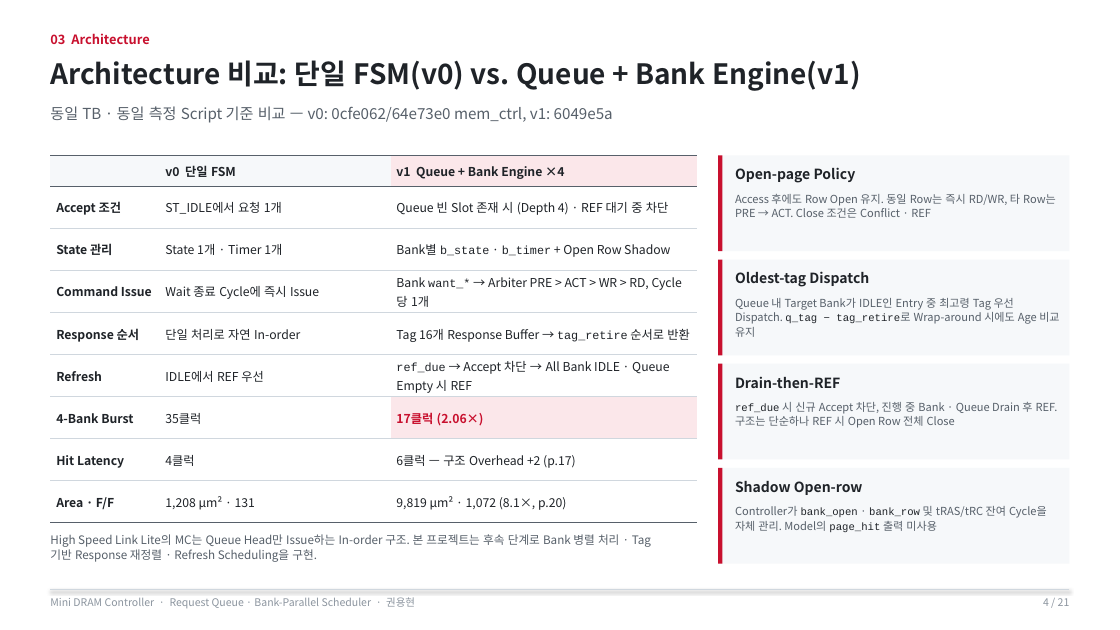
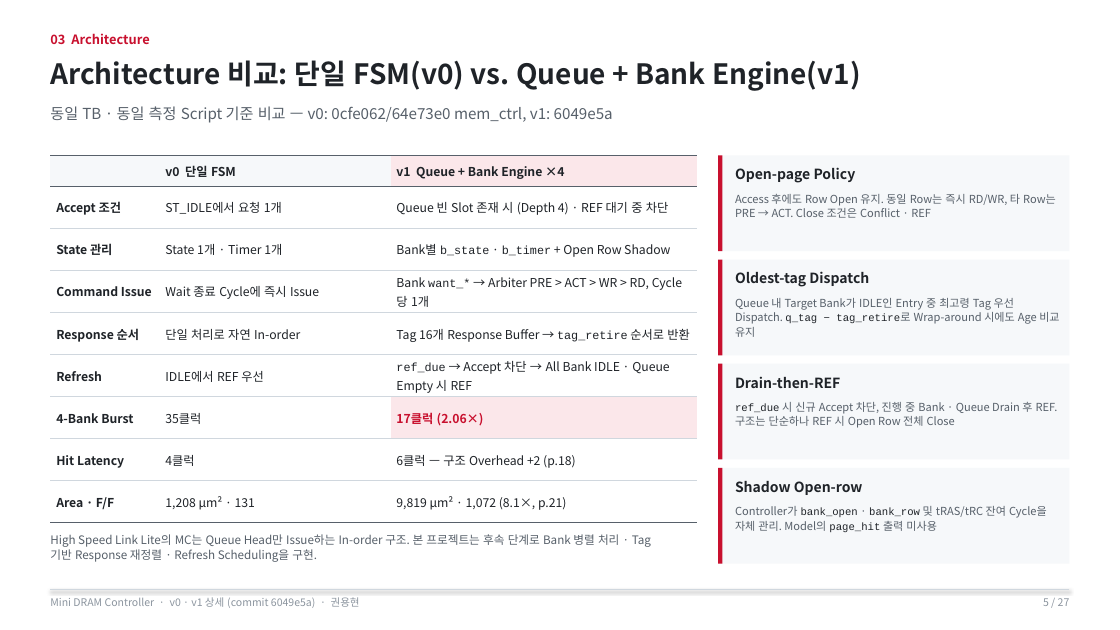
Before and after one commit to yhkwon-git/mini-dram-controller, a slide deck: slide 5 of portfolio-deck/MiniDramController_Portfolio.pptx (slide 4 before the commit). Drawn at 1120x630 pixels with LibreOffice and Linux fonts; fonts in the diff are those of the drawing. Boxes give left, top, right and bottom in pixels: in the first picture for what was removed or moved away, otherwise in the second. Text is boxed around its words. In the diff, an @@ line names an element or a change of style, - is before the commit and + after.

```diff
--- a/portfolio-deck/MiniDramController_Portfolio.pptx
+++ b/portfolio-deck/MiniDramController_Portfolio.pptx
@@ table at box(50, 155, 697, 522) @@
-row 8, column 3: 6클럭 — 구조 Overhead +2 (p.17)
+row 8, column 3: 6클럭 — 구조 Overhead +2 (p.18)
-row 9, column 3: 9,819 µm² · 1,072 (8.1×, p.20)
+row 9, column 3: 9,819 µm² · 1,072 (8.1×, p.21)
@@ text at box(50, 597, 360, 608): text changed @@
-Mini DRAM Controller · Request Queue · Bank-Parallel Scheduler · 권용현
+Mini DRAM Controller · v0 · v1 상세 (commit 6049e5a) · 권용현
@@ text at box(1043, 598, 1070, 606): text changed @@
-4 / 21
+5 / 27
```
Also in this commit, not shown: 20 other slides changed, 6 slides added, 3 other files.
